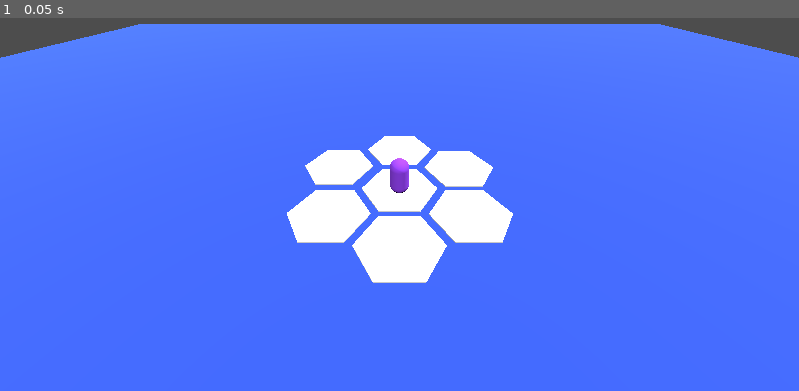
Above: before the commit, frame 1.
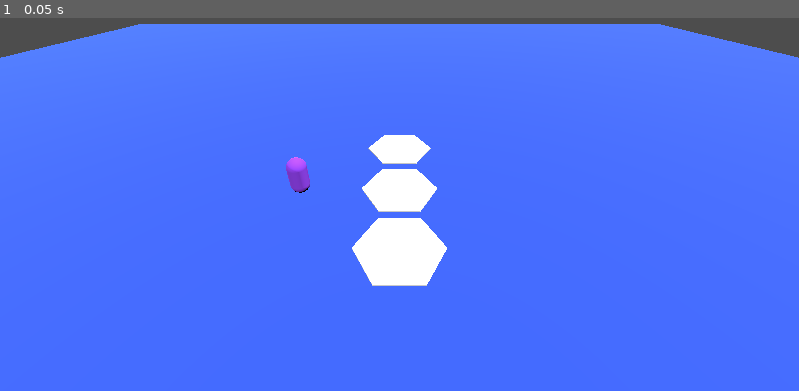
Above: after the commit, the same moment.

Repository: andrewdlanham/untitled-auto-battler
Game: Godot game, scene res://main.tscn
Two runs of this game, one before a commit and one after it. Both use one fixed random seed, a clock stepped at 60 frames per second and the inputs below.
Inputs:
- Up to frame 1 (0.05 s): no input

The runs differ from the first frame. In frame 1, 4.2% of the frame differs, in the area x 35-65%, y 31-72%.

Commit message:
Units now snap to hexes

Diff:
--- a/auto-battler/drag_and_drop.gd
+++ b/auto-battler/drag_and_drop.gd
@@ -32,7 +32,13 @@
 
 	elif Input.is_action_just_released("LeftClick"):
 		print("Left click released")
-		if is_dragging: finish_object_drag()
+		if is_dragging:
+			raycast_collision_mask = UNIT_MASK
+			is_dragging = false
+			snap_object_to_nearest_space(dragged_object)
+			dragged_object_collision_shape.set_disabled(false)
+			dragged_object = null
+			dragged_object_collision_shape = null
 
 
 func get_raycast_collision_info():
@@ -62,9 +68,14 @@
 			updated_position.z
 		)
 
-func finish_object_drag():
-	dragged_object_collision_shape.set_disabled(false)
-	dragged_object = null
-	dragged_object_collision_shape = null
-	raycast_collision_mask = UNIT_MASK
-	is_dragging = false
+func snap_object_to_nearest_space(object_to_snap):
+	var closest_snap_point = null
+	var closest_snap_distance = INF
+	for snap_point in get_tree().get_nodes_in_group("Snap Points"):
+		var snap_point_origin = snap_point.global_transform.origin
+		var distance_to_snap_point = object_to_snap.position.distance_to(snap_point_origin)
+		if distance_to_snap_point < closest_snap_distance:
+			closest_snap_distance = distance_to_snap_point
+			closest_snap_point = snap_point
+
+	object_to_snap.position = closest_snap_point.global_transform.origin
--- /dev/null
+++ b/auto-battler/hex.gd
@@ -0,0 +1,11 @@
+extends Node3D
+
+@onready var snap_point: Node3D = $"Snap Point"
+
+# Called when the node enters the scene tree for the first time.
+func _ready() -> void:
+	pass # Replace with function body.
+
+# Called every frame. 'delta' is the elapsed time since the previous frame.
+func _process(delta: float) -> void:
+	pass
--- a/auto-battler/hex.tscn
+++ b/auto-battler/hex.tscn
@@ -1,7 +1,12 @@
-[gd_scene load_steps=2 format=3 uid="uid://brtlqyif7qbwc"]
+[gd_scene load_steps=3 format=3 uid="uid://brtlqyif7qbwc"]
 
 [ext_resource type="PackedScene" uid="uid://bua6l5ydbtl31" path="res://hex.glb" id="1_cqeoj"]
+[ext_resource type="Script" path="res://hex.gd" id="1_kob6q"]
 
 [node name="Hex" type="Node3D"]
+script = ExtResource("1_kob6q")
+
+[node name="Snap Point" type="Node3D" parent="." groups=["Snap Points"]]
+transform = Transform3D(1, 0, 0, 0, 1, 0, 0, 0, 1, 0, 0.625998, 0)
 
 [node name="hex" parent="." instance=ExtResource("1_cqeoj")]
--- a/auto-battler/main.tscn
+++ b/auto-battler/main.tscn
@@ -1,10 +1,10 @@
 [gd_scene load_steps=6 format=3 uid="uid://csn7bknrr6t3c"]
 
-[ext_resource type="PackedScene" uid="uid://bua6l5ydbtl31" path="res://hex.glb" id="1_ox25j"]
 [ext_resource type="PackedScene" uid="uid://cvsvkjwkngxk6" path="res://test-unit.tscn" id="2_ti2v6"]
 [ext_resource type="Script" path="res://drag_and_drop.gd" id="3_ep364"]
 [ext_resource type="PackedScene" uid="uid://b285dydi2tsbn" path="res://floor.tscn" id="4_luv8w"]
 [ext_resource type="Script" path="res://test_mesh.gd" id="5_0sv74"]
+[ext_resource type="PackedScene" uid="uid://brtlqyif7qbwc" path="res://hex.tscn" id="5_ylrse"]
 
 [node name="Main" type="Node3D"]
 
@@ -23,28 +23,17 @@
 
 [node name="ActiveBoard" type="Node" parent="."]
 
-[node name="hex" parent="ActiveBoard" instance=ExtResource("1_ox25j")]
+[node name="Hex" parent="ActiveBoard" instance=ExtResource("5_ylrse")]
 transform = Transform3D(-4.37114e-08, 0, 1, 0, 1, 0, -1, 0, -4.37114e-08, 0, 0, 0)
 
-[node name="hex2" parent="ActiveBoard" instance=ExtResource("1_ox25j")]
-transform = Transform3D(-4.37114e-08, 0, 1, 0, 1, 0, -1, 0, -4.37114e-08, 0, 0, -1.95539)
+[node name="Hex2" parent="ActiveBoard" instance=ExtResource("5_ylrse")]
+transform = Transform3D(-4.37114e-08, 0, 1, 0, 1, 0, -1, 0, -4.37114e-08, 0, 0, 1.96157)
 
-[node name="hex3" parent="ActiveBoard" instance=ExtResource("1_ox25j")]
-transform = Transform3D(-4.37114e-08, 0, 1, 0, 1, 0, -1, 0, -4.37114e-08, 0, 0, 1.89691)
-
-[node name="hex4" parent="ActiveBoard" instance=ExtResource("1_ox25j")]
-transform = Transform3D(-4.37114e-08, 0, 1, 0, 1, 0, -1, 0, -4.37114e-08, -1.68564, 0, 0.938522)
-
-[node name="hex5" parent="ActiveBoard" instance=ExtResource("1_ox25j")]
-transform = Transform3D(-4.37114e-08, 0, 1, 0, 1, 0, -1, 0, -4.37114e-08, 1.69739, 0, 0.955482)
-
-[node name="hex6" parent="ActiveBoard" instance=ExtResource("1_ox25j")]
-transform = Transform3D(-4.37114e-08, 0, 1, 0, 1, 0, -1, 0, -4.37114e-08, 1.72349, 0, -0.956992)
-
-[node name="hex7" parent="ActiveBoard" instance=ExtResource("1_ox25j")]
-transform = Transform3D(-4.37114e-08, 0, 1, 0, 1, 0, -1, 0, -4.37114e-08, -1.76901, 0, -1.04521)
+[node name="Hex3" parent="ActiveBoard" instance=ExtResource("5_ylrse")]
+transform = Transform3D(-4.37114e-08, 0, 1, 0, 1, 0, -1, 0, -4.37114e-08, 0, 0, -2.04687)
 
 [node name="Test-unit" parent="." instance=ExtResource("2_ti2v6")]
+transform = Transform3D(1, 0, 0, 0, 1, 0, 0, 0, 1, -2.58507, 0.523812, 0)
 health = 250.0
 
 [node name="Floor" parent="." instance=ExtResource("4_luv8w")]
--- a/auto-battler/test-unit.tscn
+++ b/auto-battler/test-unit.tscn
@@ -16,14 +16,13 @@
 script = ExtResource("1_v3j0k")
 
 [node name="HealthLabel" type="Label3D" parent="."]
-transform = Transform3D(1, 0, 0, 0, 1, 0, 0, 0, 1, 0, 0.903327, 0)
+transform = Transform3D(1, 0, 0, 0, 1, 0, 0, 0, 1, 0, 0.87589, 0)
 visible = false
 text = "100"
 font_size = 80
 outline_size = 30
 
 [node name="Area3D" type="Area3D" parent="."]
-transform = Transform3D(1, 0, 0, 0, 1, 0, 0, 0, 1, 0, 0.5, 0)
 collision_mask = 0
 
 [node name="CollisionShape3D" type="CollisionShape3D" parent="Area3D"]
